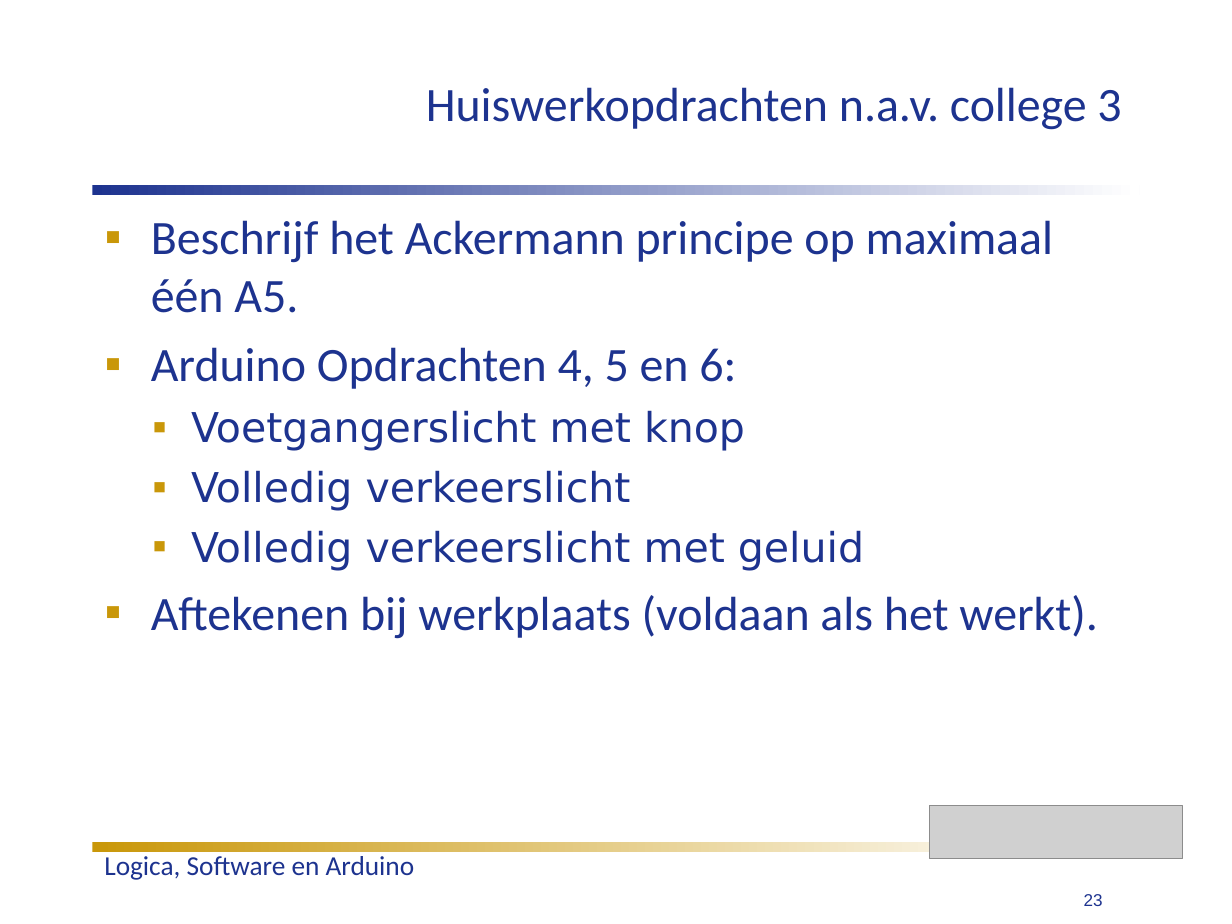
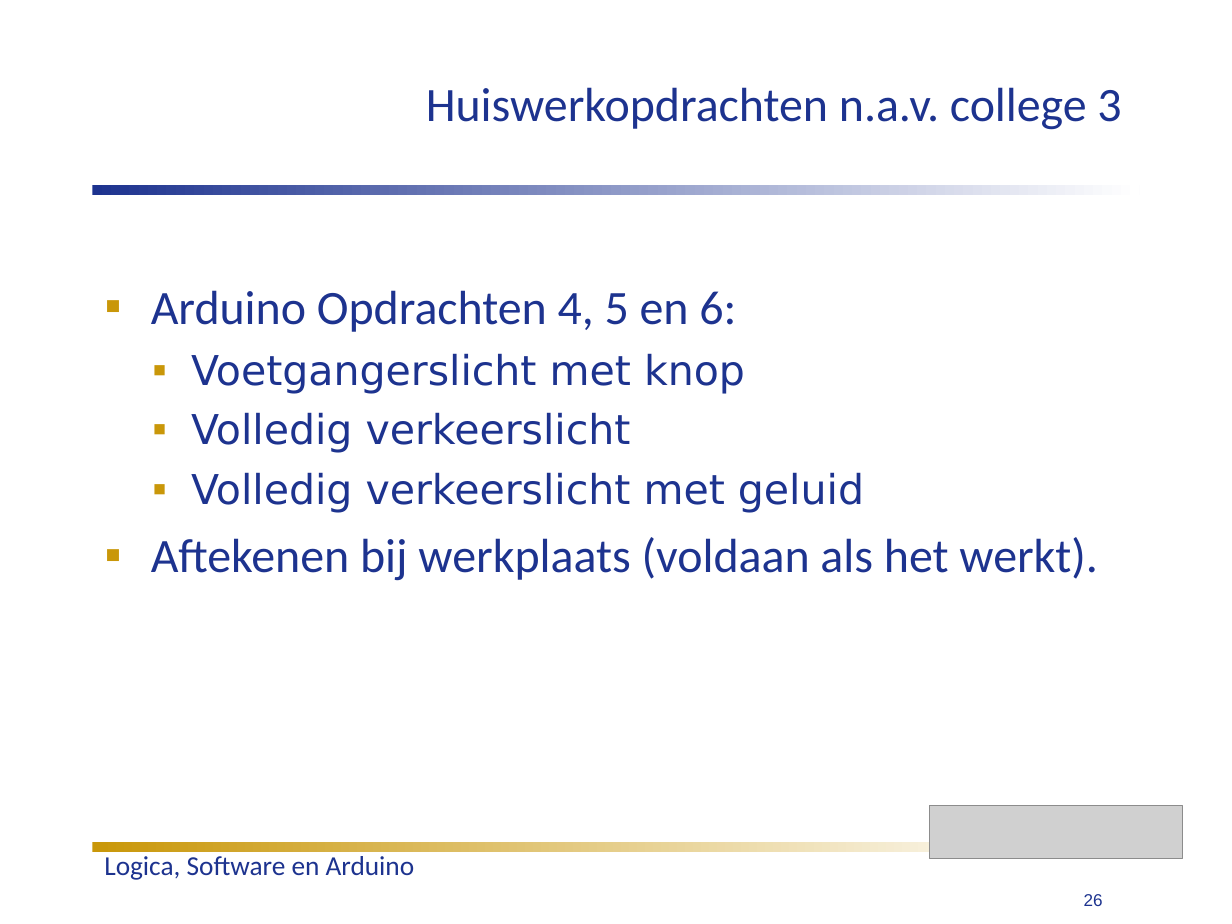
Before and after one commit to humiq/Greendevelopment, a slide deck: slide 26 of trunk/documents/Colleges/ISIROB College 3.ppt (slide 23 before the commit). Drawn at 1232x924 pixels with LibreOffice and Linux fonts; fonts in the diff are those of the drawing; grey boxes stand for pictures. Boxes give left, top, right and bottom in pixels: in the first picture for what was removed or moved away, otherwise in the second. Text is boxed around its words. In the diff, an @@ line names an element or a change of style, - is before the commit and + after.

```diff
--- a/trunk/documents/Colleges/ISIROB College 3.ppt
+++ b/trunk/documents/Colleges/ISIROB College 3.ppt
@@ text at [151,220,1053,313]: paragraph removed @@
-▪ Beschrijf het Ackermann principe op maximaal één A5.
@@ page number at [1084,894,1103,906]: text changed @@
-23
+26
```
Also in this commit, not shown: 3 other slides changed, 4 slides added, 5 other files.
